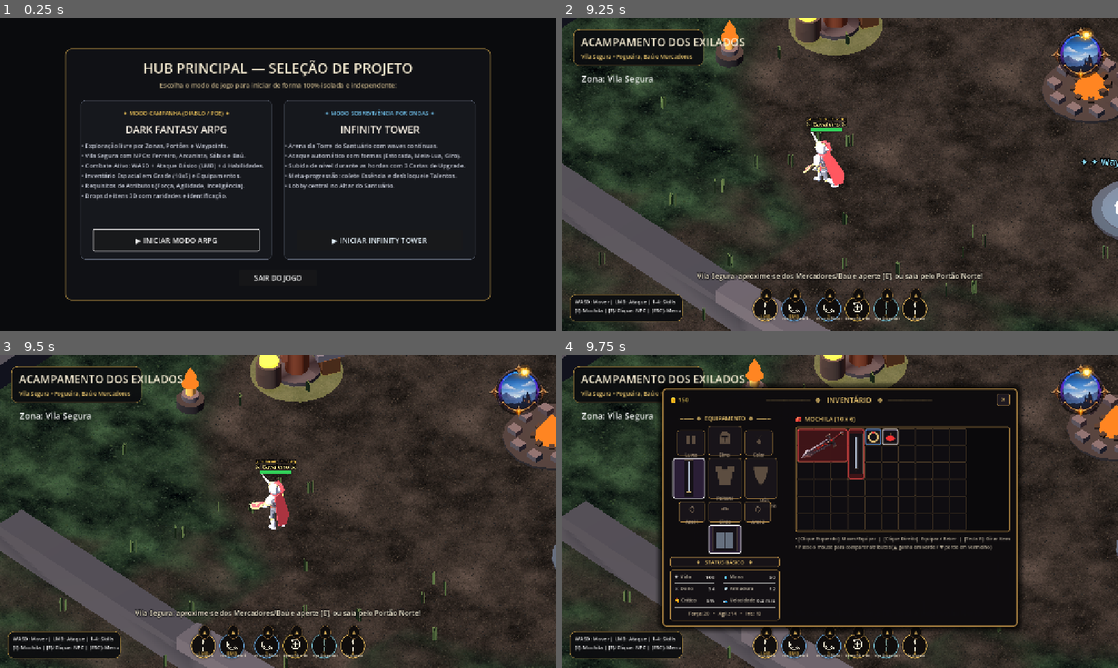
Above: before the commit, frames 1-4 (two rows, left to right).
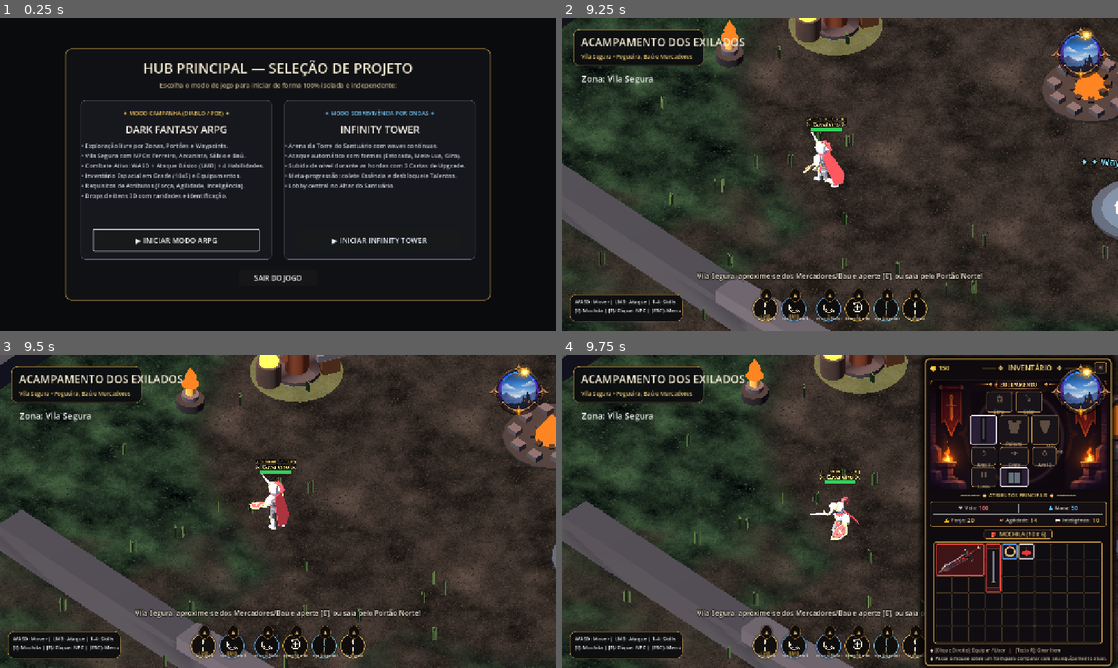
Above: after the commit, the same moments.

Repository: mguedesdev/tower-arpg
Game: Godot game, scene res://scenes/launcher.tscn
The game is run twice, just before and just after one commit, with the same random seed, the same clock (stepped at 60 frames per second) and the same inputs.
Inputs (mouse positions are in pixels of both pictures, inside the frame that each line leads up to):
- Up to frame 1 (0.25 s): no input
- Up to frame 2 (9.25 s): click "▶ INICIAR MODO ARPG" at 0.5 s; tap E at 1.25, 7.25, 8, 8.75 s; drag from (1079, 52) to (895, 105) at 1.27 s; click "▲" at 2 s; click "▲" at 2.75 s; click "▲" at 3.5 s; click "▲" at 4.25 s; click "▲" at 5 s; click "▲" at 5.75 s; click "Estocada (Ataque Básico)" at 6.5 s; drag from (1006, 221) to (812, 237) at 7.27 s; move the mouse to (673, 127) at 8.02 s; hold A (move_left) 8.03-8.75 s; tap 1 (form_stab) at 8.1 s; click (673, 127) at 8.17 s; drag from (867, 174) to (673, 127) at 8.77 s
- Up to frame 3 (9.5 s): no input
- Up to frame 4 (9.75 s): tap E at 9.5 s; move the mouse to (756, 433) at 9.52 s; hold S (move_down) from 9.53 s (still down); tap I at 9.6 s; click (756, 433) at 9.67 s

Frames 1-3 are identical in both runs. In frame 4, 51% of the frame differs, in the area x 17-100%, y 0-100%.

Commit message:
feat(ui): redesign inventory modal to vertical right-docked layout with banners/braziers backdrop

Diff:
--- a/game/ui/items/inventory_equipment_modal.gd
+++ b/game/ui/items/inventory_equipment_modal.gd
@@ -11,15 +11,16 @@
 signal item_context_action_requested(item: ItemInstance)
 signal potion_consumed(heal_amount: int)
 
-const BG_COLOR := Color(0.055, 0.048, 0.058, 0.98)
-const PANEL_INNER_BG := Color(0.075, 0.065, 0.08, 0.96)
-const BORDER_COLOR := Color(0.68, 0.52, 0.26, 0.96)
-const BORDER_SUBTLE := Color(0.42, 0.33, 0.19, 0.85)
-const GOLD_COLOR := Color(0.94, 0.79, 0.44)
-const TEXT_COLOR := Color(0.93, 0.89, 0.82)
-const MUTED_LABEL := Color(0.68, 0.60, 0.50)
+const BG_COLOR := Color(0.055, 0.042, 0.052, 0.98)
+const PANEL_INNER_BG := Color(0.075, 0.060, 0.075, 0.96)
+const BORDER_COLOR := Color(0.74, 0.56, 0.26, 0.98)
+const BORDER_SUBTLE := Color(0.42, 0.31, 0.18, 0.85)
+const GOLD_COLOR := Color(0.96, 0.82, 0.46)
+const TEXT_COLOR := Color(0.94, 0.90, 0.82)
+const MUTED_LABEL := Color(0.74, 0.65, 0.54)
 const RED_ALERT := Color(0.95, 0.28, 0.28)
-const CELL_SIZE := 39
+const CELL_SIZE := 38
+const EQUIP_BACKDROP_PATH := "res://assets/ui/inventory_equip_backdrop.png"
 
 var inventory: SpatialInventoryGrid
 var equipment: CharacterEquipment
@@ -52,14 +53,12 @@
 var _paperdoll_slots: Dictionary = {}    ## EquipmentSlot -> Panel
 var _silhouette_cache: Dictionary = {}   ## EquipmentSlot -> Texture2D
 
-# Labels de Status Básico (Tabela 2 colunas fiel à referência)
+# Labels de Atributos Principais e Vida/Mana (Vertical enxuto: Vida, Mana, Força, Agilidade, Inteligência e Ouro)
 var _stat_val_hp: Label
-var _stat_val_dmg: Label
-var _stat_val_crit: Label
 var _stat_val_mana: Label
-var _stat_val_armor: Label
-var _stat_val_speed: Label
-var _stat_attributes_footer: Label
+var _stat_val_str: Label
+var _stat_val_agi: Label
+var _stat_val_int: Label
 
 # Tooltip flutuante
 var _tooltip_panel: PanelContainer
@@ -111,7 +110,7 @@
 
 func get_window_size() -> Vector2:
 	if _window_panel == null:
-		return Vector2(690, 540)
+		return Vector2(416, 682)
 	_window_panel.reset_size()
 	var sz: Vector2 = _window_panel.size
 	if sz.x < 100.0:
@@ -237,54 +236,59 @@
 
 
 func _center_window_on_screen() -> void:
-	if _window_panel == null or not active_partner_station.is_empty():
+	dock_on_right_side()
+
+
+func dock_on_right_side() -> void:
+	if _window_panel == null:
 		return
 	var sz: Vector2 = get_window_size()
 	var vp: Vector2 = get_viewport_rect().size
 	if vp.x > 100.0 and vp.y > 100.0:
 		_window_panel.position = Vector2(
-			maxf(10.0, (vp.x - sz.x) * 0.5),
-			maxf(10.0, (vp.y - sz.y) * 0.45)
+			maxf(10.0, vp.x - sz.x - 14.0),
+			maxf(8.0, (vp.y - sz.y) * 0.5)
 		)
 
 
 func _build_ui() -> void:
-	# Moldura Principal Dourada Gótica
+	# Moldura Principal Vertical Dourada Gótica (ancorada à direita da tela)
 	_window_panel = PanelContainer.new()
 	_window_panel.mouse_filter = Control.MOUSE_FILTER_STOP
+	_window_panel.custom_minimum_size = Vector2(412, 676)
 	var root_style := StyleBoxFlat.new()
 	root_style.bg_color = BG_COLOR
 	root_style.border_color = BORDER_COLOR
 	root_style.set_border_width_all(3)
-	root_style.set_corner_radius_all(8)
-	root_style.shadow_color = Color(0, 0, 0, 0.82)
-	root_style.shadow_size = 16
-	root_style.content_margin_left = 18
-	root_style.content_margin_right = 18
-	root_style.content_margin_top = 12
-	root_style.content_margin_bottom = 14
+	root_style.set_corner_radius_all(10)
+	root_style.shadow_color = Color(0, 0, 0, 0.86)
+	root_style.shadow_size = 18
+	root_style.content_margin_left = 12
+	root_style.content_margin_right = 12
+	root_style.content_margin_top = 8
+	root_style.content_margin_bottom = 10
 	_window_panel.add_theme_stylebox_override("panel", root_style)
 	add_child(_window_panel)
 
 	var main_vbox := VBoxContainer.new()
-	main_vbox.add_theme_constant_override("separation", 8)
+	main_vbox.add_theme_constant_override("separation", 6)
 	_window_panel.add_child(main_vbox)
 
-	# 1. CABEÇALHO SUPERIOR CENTRALIZADO: "────── ❖ INVENTÁRIO ❖ ──────" + [X]
+	# 1. CABEÇALHO SUPERIOR: "🪙 405" (Esquerda) | "── ❖ INVENTÁRIO ❖ ──" (Centro) | "[✕]" (Direita)
 	_header_bar = HBoxContainer.new()
 	_header_bar.mouse_filter = Control.MOUSE_FILTER_STOP
 	_header_bar.gui_input.connect(_on_header_gui_input)
 
 	_gold_header_label = Label.new()
 	_gold_header_label.text = "🪙 %d" % current_gold
-	_gold_header_label.custom_minimum_size = Vector2(72, 0)
-	_gold_header_label.add_theme_font_size_override("font_size", 14)
-	_gold_header_label.add_theme_color_override("font_color", Color(0.98, 0.84, 0.36))
+	_gold_header_label.custom_minimum_size = Vector2(82, 0)
+	_gold_header_label.add_theme_font_size_override("font_size", 15)
+	_gold_header_label.add_theme_color_override("font_color", Color(0.98, 0.85, 0.36))
 	_gold_header_label.mouse_filter = Control.MOUSE_FILTER_IGNORE
 	_header_bar.add_child(_gold_header_label)
 
 	var title := Label.new()
-	title.text = "──────────  ❖   INVENTÁRIO   ❖  ──────────"
+	title.text = "─── ❖  INVENTÁRIO  ❖ ───"
 	title.size_flags_horizontal = Control.SIZE_EXPAND_FILL
 	title.horizontal_alignment = HORIZONTAL_ALIGNMENT_CENTER
 	title.add_theme_font_size_override("font_size", 17)
@@ -294,11 +298,11 @@
 
 	var close_btn := Button.new()
 	close_btn.text = "✕"
-	close_btn.custom_minimum_size = Vector2(30, 28)
-	close_btn.add_theme_font_size_override("font_size", 14)
+	close_btn.custom_minimum_size = Vector2(28, 26)
+	close_btn.add_theme_font_size_override("font_size", 13)
 	close_btn.add_theme_color_override("font_color", GOLD_COLOR)
 	close_btn.focus_mode = Control.FOCUS_NONE
-	var x_style := _slot_style(Color(0.12, 0.10, 0.13, 0.95), BORDER_COLOR, 1)
+	var x_style := _slot_style(Color(0.12, 0.09, 0.11, 0.96), BORDER_COLOR, 1)
 	x_style.set_corner_radius_all(4)
 	var x_hov := x_style.duplicate() as StyleBoxFlat
 	x_hov.bg_color = Color(0.35, 0.12, 0.12, 0.95)
@@ -313,56 +317,72 @@
 	h_sep.add_theme_color_override("separator", BORDER_SUBTLE)
 	main_vbox.add_child(h_sep)
 
-	# 2. CORPO DIVIDIDO: ESQUERDA (EQUIPAMENTO + STATUS BÁSICO) | DIREITA (MOCHILA 10 x 6)
-	var body_hbox := HBoxContainer.new()
-	body_hbox.add_theme_constant_override("separation", 16)
-	main_vbox.add_child(body_hbox)
-
-	# ================= COLUNA ESQUERDA =================
-	var left_vbox := VBoxContainer.new()
-	left_vbox.custom_minimum_size = Vector2(252, 0)
-	left_vbox.add_theme_constant_override("separation", 6)
-	body_hbox.add_child(left_vbox)
-
-	var doll_title := Label.new()
-	doll_title.text = "────  ❖  EQUIPAMENTO  ❖  ────"
-	doll_title.add_theme_font_size_override("font_size", 13)
-	doll_title.add_theme_color_override("font_color", GOLD_COLOR)
-	doll_title.horizontal_alignment = HORIZONTAL_ALIGNMENT_CENTER
-	left_vbox.add_child(doll_title)
+	# 2. PARTE SUPERIOR: EQUIPAMENTO (Com estandartes carmesim e braseiros acesos de fundo)
+	var equip_frame := PanelContainer.new()
+	var ef_style := _slot_style(Color(0.05, 0.035, 0.05, 0.98), BORDER_SUBTLE, 1)
+	ef_style.set_corner_radius_all(6)
+	ef_style.content_margin_left = 0
+	ef_style.content_margin_right = 0
+	ef_style.content_margin_top = 0
+	ef_style.content_margin_bottom = 0
+	equip_frame.add_theme_stylebox_override("panel", ef_style)
+	main_vbox.add_child(equip_frame)
 
 	var doll_root := Control.new()
-	doll_root.custom_minimum_size = Vector2(252, 298)
-	left_vbox.add_child(doll_root)
+	doll_root.custom_minimum_size = Vector2(388, 250)
+	equip_frame.add_child(doll_root)
+
+	if ResourceLoader.exists(EQUIP_BACKDROP_PATH):
+		var bg_tex := TextureRect.new()
+		bg_tex.texture = load(EQUIP_BACKDROP_PATH) as Texture2D
+		bg_tex.expand_mode = TextureRect.EXPAND_IGNORE_SIZE
+		bg_tex.stretch_mode = TextureRect.STRETCH_SCALE
+		bg_tex.set_anchors_and_offsets_preset(Control.PRESET_FULL_RECT)
+		bg_tex.mouse_filter = Control.MOUSE_FILTER_IGNORE
+		doll_root.add_child(bg_tex)
+
 	_build_paperdoll(doll_root)
 
-	# Card de STATUS BÁSICO (Fiel à imagem de referência: placa superior + 2 colunas com divisórias)
-	_build_basic_status_card(left_vbox)
-
-	# Divisor Vertical Dourado
-	var v_sep := VSeparator.new()
-	body_hbox.add_child(v_sep)
-
-	# ================= COLUNA DIREITA: MOCHILA (10 x 6) =================
-	var right_vbox := VBoxContainer.new()
-	right_vbox.add_theme_constant_override("separation", 8)
-	body_hbox.add_child(right_vbox)
+	# 3. FAIXA CENTRAL: ATRIBUTOS PRINCIPAIS (Apenas Vida, Mana, Força, Agilidade e Inteligência)
+	_build_basic_status_card(main_vbox)
+
+	# 4. PARTE INFERIOR: MOCHILA (10 x 6) + DICAS DE RODAPÉ
+	var bag_header_hbox := HBoxContainer.new()
+	bag_header_hbox.alignment = BoxContainer.ALIGNMENT_CENTER
+	main_vbox.add_child(bag_header_hbox)
+
+	var bag_badge := PanelContainer.new()
+	var bb_style := StyleBoxFlat.new()
+	bb_style.bg_color = Color(0.09, 0.068, 0.085, 0.98)
+	bb_style.border_color = BORDER_COLOR
+	bb_style.set_border_width_all(1)
+	bb_style.set_corner_radius_all(4)
+	bb_style.content_margin_left = 14
+	bb_style.content_margin_right = 14
+	bb_style.content_margin_top = 2
+	bb_style.content_margin_bottom = 2
+	bag_badge.add_theme_stylebox_override("panel", bb_style)
+	bag_header_hbox.add_child(bag_badge)
 
 	_mochila_title_label = Label.new()
-	_mochila_title_label.text = "🎒  MOCHILA (10 x 6)"
-	_mochila_title_label.add_theme_font_size_override("font_size", 14)
+	_mochila_title_label.text = "🎒  MOCHILA (10 × 6)"
+	_mochila_title_label.horizontal_alignment = HORIZONTAL_ALIGNMENT_CENTER
+	_mochila_title_label.add_theme_font_size_override("font_size", 13)
 	_mochila_title_label.add_theme_color_override("font_color", GOLD_COLOR)
-	right_vbox.add_child(_mochila_title_label)
+	bag_badge.add_child(_mochila_title_label)
+
+	var grid_center := CenterContainer.new()
+	main_vbox.add_child(grid_center)
 
 	var grid_frame := PanelContainer.new()
-	var gf_style := _slot_style(Color(0.04, 0.035, 0.045, 0.98), BORDER_COLOR, 2)
-	gf_style.set_corner_radius_all(4)
+	var gf_style := _slot_style(Color(0.04, 0.032, 0.042, 0.98), BORDER_COLOR, 2)
+	gf_style.set_corner_radius_all(5)
 	gf_style.content_margin_left = 4
 	gf_style.content_margin_right = 4
 	gf_style.content_margin_top = 4
 	gf_style.content_margin_bottom = 4
 	grid_frame.add_theme_stylebox_override("panel", gf_style)
-	right_vbox.add_child(grid_frame)
+	grid_center.add_child(grid_frame)
 
 	_grid_container = Control.new()
 	_grid_container.custom_minimum_size = Vector2(10 * CELL_SIZE, 6 * CELL_SIZE)
@@ -372,8 +392,8 @@
 
 	_hint_label = Label.new()
 	_hint_label.add_theme_font_size_override("font_size", 11)
-	_hint_label.add_theme_color_override("font_color", Color(0.75, 0.70, 0.62))
-	right_vbox.add_child(_hint_label)
+	_hint_label.add_theme_color_override("font_color", Color(0.82, 0.75, 0.64))
+	main_vbox.add_child(_hint_label)
 	_update_hint_label()
 
 	# Preview flutuante do item seguro na mão (top_level = true)
@@ -414,28 +434,15 @@
 
 
 func _build_basic_status_card(parent_vbox: VBoxContainer) -> void:
-	# Placa de título "STATUS BÁSICO" emoldurada
-	var header_badge := PanelContainer.new()
-	var hb_style := StyleBoxFlat.new()
-	hb_style.bg_color = Color(0.09, 0.075, 0.09, 0.98)
-	hb_style.border_color = BORDER_COLOR
-	hb_style.set_border_width_all(1)
-	hb_style.set_corner_radius_all(4)
-	hb_style.content_margin_left = 12
-	hb_style.content_margin_right = 12
-	hb_style.content_margin_top = 3
-	hb_style.content_margin_bottom = 3
-	header_badge.add_theme_stylebox_override("panel", hb_style)
-
-	var badge_lbl := Label.new()
-	badge_lbl.text = "❖   STATUS BÁSICO   ❖"
-	badge_lbl.horizontal_alignment = HORIZONTAL_ALIGNMENT_CENTER
-	badge_lbl.add_theme_font_size_override("font_size", 12)
-	badge_lbl.add_theme_color_override("font_color", GOLD_COLOR)
-	header_badge.add_child(badge_lbl)
-	parent_vbox.add_child(header_badge)
-
-	# Quadro de Status em 2 Colunas (Vida/Dano/Crítico | Mana/Armadura/Velocidade)
+	# Título "─── ◆ ATRIBUTOS PRINCIPAIS ◆ ───" fiel à referência
+	var attr_title := Label.new()
+	attr_title.text = "──────  ◆  ATRIBUTOS PRINCIPAIS  ◆  ──────"
+	attr_title.horizontal_alignment = HORIZONTAL_ALIGNMENT_CENTER
+	attr_title.add_theme_font_size_override("font_size", 12)
+	attr_title.add_theme_color_override("font_color", GOLD_COLOR)
+	parent_vbox.add_child(attr_title)
+
+	# Painel enxuto exibindo APENAS: Vida, Mana, Força, Agilidade (Dex) e Inteligência (Int)
 	var stats_card := PanelContainer.new()
 	var sc_style := StyleBoxFlat.new()
 	sc_style.bg_color = PANEL_INNER_BG
@@ -444,87 +451,71 @@
 	sc_style.set_corner_radius_all(5)
 	sc_style.content_margin_left = 10
 	sc_style.content_margin_right = 10
-	sc_style.content_margin_top = 8
-	sc_style.content_margin_bottom = 8
+	sc_style.content_margin_top = 6
+	sc_style.content_margin_bottom = 6
 	stats_card.add_theme_stylebox_override("panel", sc_style)
 	parent_vbox.add_child(stats_card)
 
 	var card_vbox := VBoxContainer.new()
-	card_vbox.add_theme_constant_override("separation", 6)
+	card_vbox.add_theme_constant_override("separation", 4)
 	stats_card.add_child(card_vbox)
 
-	var cols_hbox := HBoxContainer.new()
-	cols_hbox.add_theme_constant_override("separation", 8)
-	card_vbox.add_child(cols_hbox)
-
-	# Coluna Esquerda: Vida, Dano, Crítico
-	var col_left := VBoxContainer.new()
-	col_left.size_flags_horizontal = Control.SIZE_EXPAND_FILL
-	col_left.add_theme_constant_override("separation", 4)
-	cols_hbox.add_child(col_left)
-
-	_stat_val_hp = _add_stat_row(col_left, "❤️", "Vida", "100")
-	col_left.add_child(_make_thin_sep())
-	_stat_val_dmg = _add_stat_row(col_left, "⚔️", "Dano", "14")
-	col_left.add_child(_make_thin_sep())
-	_stat_val_crit = _add_stat_row(col_left, "💥", "Crítico", "5%")
-
-	# Divisor central vertical
-	var mid_sep := VSeparator.new()
-	cols_hbox.add_child(mid_sep)
-
-	# Coluna Direita: Mana, Armadura, Velocidade
-	var col_right := VBoxContainer.new()
-	col_right.size_flags_horizontal = Control.SIZE_EXPAND_FILL
-	col_right.add_theme_constant_override("separation", 4)
-	cols_hbox.add_child(col_right)
-
-	_stat_val_mana = _add_stat_row(col_right, "💧", "Mana", "50")
-	col_right.add_child(_make_thin_sep())
-	_stat_val_armor = _add_stat_row(col_right, "🛡️", "Armadura", "12")
-	col_right.add_child(_make_thin_sep())
-	_stat_val_speed = _add_stat_row(col_right, "👟", "Velocidade", "6.2 m/s")
+	# Linha 1: Vida & Mana
+	var vitals_hbox := HBoxContainer.new()
+	vitals_hbox.alignment = BoxContainer.ALIGNMENT_CENTER
+	vitals_hbox.add_theme_constant_override("separation", 10)
+	card_vbox.add_child(vitals_hbox)
+
+	_stat_val_hp = _add_inline_stat_badge(vitals_hbox, "❤️", "Vida:", "100", Color(1.0, 0.48, 0.48))
+	vitals_hbox.add_child(VSeparator.new())
+	_stat_val_mana = _add_inline_stat_badge(vitals_hbox, "💧", "Mana:", "50", Color(0.45, 0.78, 1.0))
 
 	card_vbox.add_child(_make_thin_sep())
 
-	# Linha compacta de Atributos (Força / Agilidade / Inteligência)
-	_stat_attributes_footer = Label.new()
-	_stat_attributes_footer.horizontal_alignment = HORIZONTAL_ALIGNMENT_CENTER
-	_stat_attributes_footer.add_theme_font_size_override("font_size", 11)
-	_stat_attributes_footer.add_theme_color_override("font_color", Color(0.84, 0.76, 0.62))
-	card_vbox.add_child(_stat_attributes_footer)
-
-
-func _add_stat_row(parent_col: VBoxContainer, icon_str: String, label_str: String, default_val: String) -> Label:
+	# Linha 2: Força | Agilidade | Inteligência (idêntico à imagem de referência)
+	var attr_hbox := HBoxContainer.new()
+	attr_hbox.alignment = BoxContainer.ALIGNMENT_CENTER
+	attr_hbox.add_theme_constant_override("separation", 8)
+	card_vbox.add_child(attr_hbox)
+
+	_stat_val_str = _add_inline_stat_badge(attr_hbox, "💪", "Força:", "20", GOLD_COLOR)
+	attr_hbox.add_child(VSeparator.new())
+	_stat_val_agi = _add_inline_stat_badge(attr_hbox, "🪶", "Agilidade:", "14", GOLD_COLOR)
+	attr_hbox.add_child(VSeparator.new())
+	_stat_val_int = _add_inline_stat_badge(attr_hbox, "📖", "Inteligência:", "10", GOLD_COLOR)
+
+
+func _add_inline_stat_badge(parent_hb: HBoxContainer, icon_str: String, label_str: String, default_val: String, val_color: Color) -> Label:
 	var hb := HBoxContainer.new()
+	hb.alignment = BoxContainer.ALIGNMENT_CENTER
+	hb.size_flags_horizontal = Control.SIZE_EXPAND_FILL
 	hb.add_theme_constant_override("separation", 4)
 
 	var ic := Label.new()
 	ic.text = icon_str
-	ic.add_theme_font_size_override("font_size", 11)
+	ic.add_theme_font_size_override("font_size", 12)
 	hb.add_child(ic)
 
 	var nm := Label.new()
 	nm.text = label_str
-	nm.size_flags_horizontal = Control.SIZE_EXPAND_FILL
 	nm.add_theme_font_size_override("font_size", 11)
-	nm.add_theme_color_override("font_color", Color(0.80, 0.76, 0.68))
+	nm.add_theme_color_override("font_color", TEXT_COLOR)
 	hb.add_child(nm)
 
 	var val := Label.new()
 	val.text = default_val
-	val.horizontal_alignment = HORIZONTAL_ALIGNMENT_RIGHT
-	val.add_theme_font_size_override("font_size", 12)
-	val.add_theme_color_override("font_color", Color(0.98, 0.96, 0.92))
+	val.add_theme_font_size_override("font_size", 13)
+	val.add_theme_color_override("font_color", val_color)
 	hb.add_child(val)
 
-	parent_col.add_child(hb)
+	parent_hb.add_child(hb)
 	return val
 
 
 func _make_thin_sep() -> HSeparator:
 	var s := HSeparator.new()
 	s.add_theme_constant_override("separation", 2)
+	s.add_theme_color_override("separator", BORDER_SUBTLE)
 	return s
 
 
@@ -533,14 +524,14 @@
 		return
 	match active_partner_station:
 		"stash":
-			_hint_label.text = "• [Clique Direito na Mochila]: Guardar no Baú  |  [Tecla R]: Girar Item (Deitado ↔ Em Pé)\n• Passe o mouse para comparar atributos com o item equipado (▲ verde / ▼ vermelho)"
+			_hint_label.text = "◆ [Clique Direito]: Guardar no Baú   |   [Tecla R]: Girar Item\n◆ Passe o mouse sobre um item para comparar com seu equipamento atual."
 			_hint_label.add_theme_color_override("font_color", Color(0.68, 0.92, 0.72))
 		"vendor_physical", "vendor_magic":
-			_hint_label.text = "• [Clique Direito na Mochila]: Vender por 🪙 Ouro (vai para Recomprar)  |  [Tecla R]: Girar Item\n• Passe o mouse sobre um item para comparar com seu equipamento atual"
+			_hint_label.text = "◆ [Clique Direito]: Vender por 🪙 Ouro (vai para Recomprar)   |   [Tecla R]: Girar Item\n◆ Passe o mouse sobre um item para comparar com seu equipamento atual."
 			_hint_label.add_theme_color_override("font_color", Color(0.95, 0.85, 0.48))
 		_:
-			_hint_label.text = "• [Clique Esquerdo]: Mover/Equipar  |  [Clique Direito]: Equipar / Beber  |  [Tecla R]: Girar Item\n• Passe o mouse para comparar atributos (▲ ganha em verde / ▼ perde em vermelho)"
-			_hint_label.add_theme_color_override("font_color", Color(0.72, 0.68, 0.60))
+			_hint_label.text = "◆ [Clique Direito]: Equipar / Usar   |   [Tecla R]: Girar Item\n◆ Passe o mouse sobre um item para comparar com seu equipamento atual."
+			_hint_label.add_theme_color_override("font_color", Color(0.84, 0.78, 0.66))
 
 
 func _on_header_gui_input(event: InputEvent) -> void:
@@ -554,24 +545,27 @@
 
 
 # ===============================================================
-# PAPERDOLL EM CRUZ FIEL À IMAGEM DE REFERÊNCIA + SILHUETAS
+# PAPERDOLL CENTRALIZADO NO MEDALHÃO SUPERIOR FIEL À REFERÊNCIA
 # ===============================================================
 func _build_paperdoll(root: Control) -> void:
-	# Coluna Central: Elmo -> Peitoral -> Cinto -> Botas
-	_create_doll_slot(root, ItemDefinition.EquipmentSlot.HELMET, "Elmo", Vector2(88, 2), Vector2(76, 68))
-	_create_doll_slot(root, ItemDefinition.EquipmentSlot.CHEST, "Peitoral", Vector2(88, 76), Vector2(76, 94))
-	_create_doll_slot(root, ItemDefinition.EquipmentSlot.BELT, "Cinto", Vector2(88, 176), Vector2(76, 48))
-	_create_doll_slot(root, ItemDefinition.EquipmentSlot.BOOTS, "Botas", Vector2(88, 230), Vector2(76, 66))
-
-	# Ala Esquerda: Luvas -> Mão Principal -> Anel 1
-	_create_doll_slot(root, ItemDefinition.EquipmentSlot.GLOVES, "Luvas", Vector2(16, 12), Vector2(64, 58))
-	_create_doll_slot(root, ItemDefinition.EquipmentSlot.MAIN_HAND, "Mão\nPrincipal", Vector2(6, 76), Vector2(74, 94))
-	_create_doll_slot(root, ItemDefinition.EquipmentSlot.RING_1, "Anel 1", Vector2(20, 176), Vector2(60, 48))
-
-	# Ala Direita: Colar -> Mão Secundária -> Anel 2
-	_create_doll_slot(root, ItemDefinition.EquipmentSlot.AMULET, "Colar", Vector2(172, 12), Vector2(64, 58))
-	_create_doll_slot(root, ItemDefinition.EquipmentSlot.OFF_HAND, "Mão\nSecundária", Vector2(172, 76), Vector2(74, 94))
-	_create_doll_slot(root, ItemDefinition.EquipmentSlot.RING_2, "Anel 2", Vector2(172, 176), Vector2(60, 48))
+	var cx: float = 194.0
+	# Linha 1 (Topo): Elmo | Colar (e Luvas discretamente à esquerda na linha inferior)
+	_create_doll_slot(root, ItemDefinition.EquipmentSlot.HELMET, "Elmo", Vector2(cx - 64.0, 26.0), Vector2(60, 48))
+	_create_doll_slot(root, ItemDefinition.EquipmentSlot.AMULET, "Colar", Vector2(cx + 4.0, 26.0), Vector2(60, 48))
+
+	# Linha 2 (Meio Superior): Mão Principal | Peitoral | Mão Secundária
+	_create_doll_slot(root, ItemDefinition.EquipmentSlot.MAIN_HAND, "Mão\nPrincipal", Vector2(cx - 102.0, 80.0), Vector2(62, 68))
+	_create_doll_slot(root, ItemDefinition.EquipmentSlot.CHEST, "Peitoral", Vector2(cx - 33.0, 80.0), Vector2(66, 68))
+	_create_doll_slot(root, ItemDefinition.EquipmentSlot.OFF_HAND, "Mão\nSecundária", Vector2(cx + 40.0, 80.0), Vector2(62, 68))
+
+	# Linha 3 (Meio Inferior): Anel 1 | Cinto | Anel 2
+	_create_doll_slot(root, ItemDefinition.EquipmentSlot.RING_1, "Anel 1", Vector2(cx - 98.0, 154.0), Vector2(56, 42))
+	_create_doll_slot(root, ItemDefinition.EquipmentSlot.BELT, "Cinto", Vector2(cx - 33.0, 154.0), Vector2(66, 42))
+	_create_doll_slot(root, ItemDefinition.EquipmentSlot.RING_2, "Anel 2", Vector2(cx + 42.0, 154.0), Vector2(56, 42))
+
+	# Linha 4 (Base): Botas centralizadas + Luvas à esquerda
+	_create_doll_slot(root, ItemDefinition.EquipmentSlot.GLOVES, "Luvas", Vector2(cx - 98.0, 200.0), Vector2(56, 46))
+	_create_doll_slot(root, ItemDefinition.EquipmentSlot.BOOTS, "Botas", Vector2(cx - 33.0, 200.0), Vector2(66, 46))
 
 
 func _create_doll_slot(parent: Control, slot: ItemDefinition.EquipmentSlot, label_txt: String, pos: Vector2, sz_px: Vector2) -> void:
@@ -883,10 +877,6 @@
 	if stats == null:
 		return
 	var hp: int = stats.get_max_health()
-	var dmg: int = stats.get_damage()
-	var armor: int = int(roundi(stats.get_stat(&"armor")))
-	var mov_spd: float = stats.get_stat(&"move_speed")
-	var crit_c: int = int(roundi(stats.get_stat(&"crit_chance") * 100.0))
 	var str_val: int = int(roundi(stats.get_stat(&"strength")))
 	var agi_val: int = int(roundi(stats.get_stat(&"agility")))
 	var int_val: int = int(roundi(stats.get_stat(&"intelligence")))
@@ -894,18 +884,14 @@
 
 	if _stat_val_hp != null:
 		_stat_val_hp.text = "%d" % hp
-	if _stat_val_dmg != null:
-		_stat_val_dmg.text = "%d" % dmg
-	if _stat_val_crit != null:
-		_stat_val_crit.text = "%d%%" % crit_c
 	if _stat_val_mana != null:
 		_stat_val_mana.text = "%d" % mana_val
-	if _stat_val_armor != null:
-		_stat_val_armor.text = "%d" % armor
-	if _stat_val_speed != null:
-		_stat_val_speed.text = "%.1f m/s" % mov_spd
-	if _stat_attributes_footer != null:
-		_stat_attributes_footer.text = "Força: %d   •   Agil.: %d   •   Int.: %d" % [str_val, agi_val, int_val]
+	if _stat_val_str != null:
+		_stat_val_str.text = "%d" % str_val
+	if _stat_val_agi != null:
+		_stat_val_agi.text = "%d" % agi_val
+	if _stat_val_int != null:
+		_stat_val_int.text = "%d" % int_val
 
 
 # --- INTERAÇÃO COM O MOUSE ---
--- a/scripts/arpg/arpg_game.gd
+++ b/scripts/arpg/arpg_game.gd
@@ -496,16 +496,16 @@
 		inventory_modal.set_partner_station(town_npc_modal.current_station_id)
 		var npc_sz: Vector2 = town_npc_modal.get_window_size()
 		var inv_sz: Vector2 = inventory_modal.get_window_size()
-		var gap: float = 12.0
-		var total_w: float = npc_sz.x + gap + inv_sz.x
-		var start_x: float = maxf(8.0, (vp.x - total_w) * 0.5)
-		var npc_y: float = maxf(14.0, (vp.y - npc_sz.y) * 0.44)
-		var inv_y: float = maxf(14.0, (vp.y - inv_sz.y) * 0.44)
-		town_npc_modal.set_window_position(Vector2(start_x, npc_y))
-		inventory_modal.set_window_position(Vector2(start_x + npc_sz.x + gap, inv_y))
+		var gap: float = 10.0
+		var inv_x: float = maxf(8.0, vp.x - inv_sz.x - 12.0)
+		var inv_y: float = maxf(8.0, (vp.y - inv_sz.y) * 0.5)
+		var npc_x: float = maxf(8.0, inv_x - gap - npc_sz.x)
+		var npc_y: float = maxf(14.0, (vp.y - npc_sz.y) * 0.5)
+		town_npc_modal.set_window_position(Vector2(npc_x, npc_y))
+		inventory_modal.set_window_position(Vector2(inv_x, inv_y))
 	elif inv_open:
 		inventory_modal.set_partner_station("")
-		inventory_modal._center_window_on_screen()
+		inventory_modal.dock_on_right_side()
 	elif npc_open:
 		if inventory_modal != null:
 			inventory_modal.set_partner_station("")
Binary file added: assets/ui/inventory_equip_backdrop.png
Not shown, added: assets/ui/inventory_equip_backdrop.png.import
